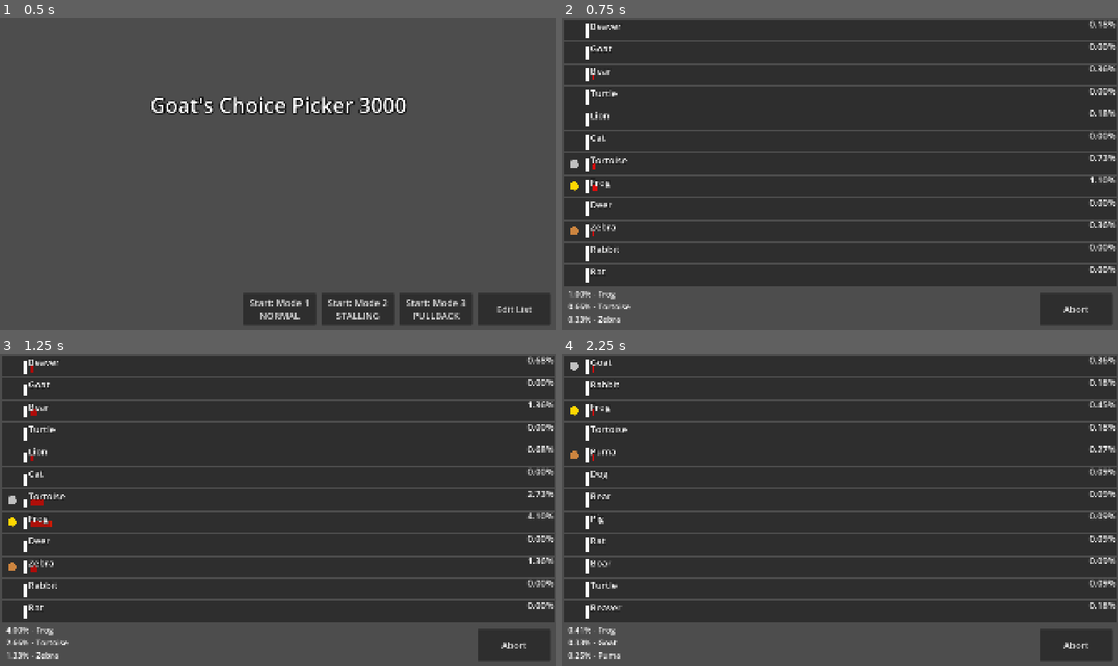
Above: before the commit, frames 1-4 (two rows, left to right).
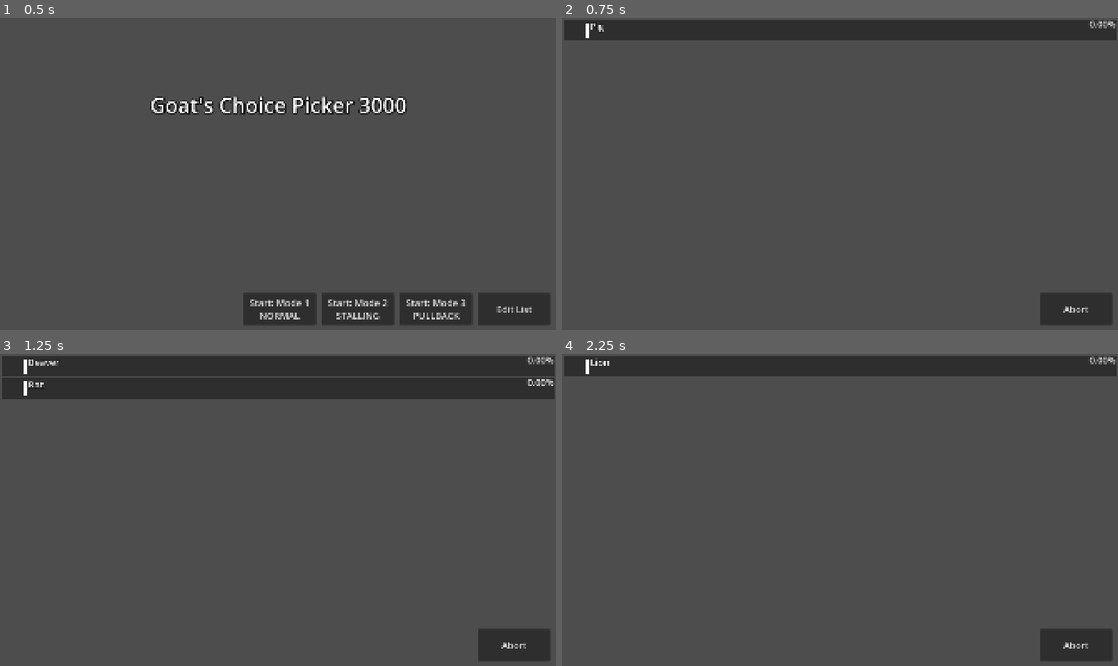
Above: after the commit, the same moments.

Repository: TheGoldenWombat/GoatPicker
Game: Godot game, scene res://main.tscn
The game is run twice, just before and just after one commit, with the same random seed, the same clock (stepped at 60 frames per second) and the same inputs.
Inputs:
- Up to frame 1 (0.5 s): no input
- Up to frame 2 (0.75 s): click "Start: Mode 3 PULLBACK" at 0.5 s
- Up to frame 3 (1.25 s): no input
- Up to frame 4 (2.25 s): click "Abort" at 1.25 s; click "Start: Mode 1 NORMAL" at 2 s

Frame 1 is identical in both runs. In frame 2, 72% of the frame differs, in the area x 0-100%, y 1-98%; in frame 3, 66%; in frame 4, 72%.
Error after the commit: Invalid assignment of property or key 'randomizing_choice' with value of type 'bool' on a base object of type 'previously freed'. (res://racer_spawn.gd:94)

Commit message:
Added choice animations
Need to fix abort button functionality

Diff:
--- a/hud.gd
+++ b/hud.gd
@@ -86,7 +86,7 @@
 		hide_main_menu_buttons()
 		abort_race.show()
 		center_message.hide()
-		top_three_list.show()
+		#top_three_list.show()
 		emit_signal("race_start", mode)
 	else:
 		error_choices_unavailable()
@@ -149,8 +149,12 @@
 	center_message.show()
 	abort_race.hide()
 	show_main_menu_buttons()
-	top_three_list.show()
+	top_three_list.hide()
 
 
 func _on_list_editor_close_editor() -> void:
 	initialize_main_menu()
+
+
+func _on_racer_spawn_show_top_three() -> void:
+	top_three_list.show()
--- a/main.tscn
+++ b/main.tscn
@@ -12,6 +12,7 @@
 [node name="HUD" parent="." instance=ExtResource("3_h2yge")]
 
 [connection signal="race_over" from="RacerSpawn" to="HUD" method="_on_racer_spawn_race_over"]
+[connection signal="show_top_three" from="RacerSpawn" to="HUD" method="_on_racer_spawn_show_top_three"]
 [connection signal="top_three" from="RacerSpawn" to="HUD" method="_on_racer_spawn_top_three"]
 [connection signal="clear_racers" from="HUD" to="RacerSpawn" method="_on_hud_clear_racers"]
 [connection signal="race_start" from="HUD" to="RacerSpawn" method="_on_hud_race_start"]
--- a/racer.gd
+++ b/racer.gd
@@ -76,14 +76,17 @@
 @onready var screen_size: Vector2 =  get_viewport_rect().size
 @onready var rect_size: = Vector2(screen_size.x - (outside_padding * 2), rect.size.y)
 @onready var line_max_length: float = rect_size.x - line.position.x - end_padding
+@onready var choices_array: Array = get_choices_array(list_path)
 
 var choice: String = "Default"
 var current_roll: int
 var current_progress: float = 0.0
 var racing: bool = false
+var randomizing_choice:bool = false
 var medal_color: = Color.WHITE
 var roll_str: float
 var meter_percent: float
+var list_path: String = "user://choices.list"
 
 
 ################################################################################
@@ -98,6 +101,7 @@
 func init_racer() -> void:
 	reset_line()
 	top_three_mask.hide()
+	#current_progress_label.hide()
 	choice_label.text = choice
 
 
@@ -198,8 +202,19 @@
 		top_three_mask.show()
 
 
+func get_choices_array(path: String) -> Array:
+	var file: = FileAccess.open(path,FileAccess.READ)
+	var choices: String = file.get_var()
+	var array: Array = choices.split("\n")
+	#Filter null and blanks
+	array = array.filter(func(element: Variant) -> bool: return element!=null)
+	array = array.filter(func(element: Variant) -> bool: return element!="")
+	return array
+
+
 func start_race() -> void:
 	racing = true
+	#current_progress_label.show()
 	reset_line()
 	randomize_roll_timer_wait()
 	roll_timer.start()
@@ -229,7 +244,7 @@
 	init_racer()
 	update_current_roll()
 	update_line()
-	start_race()
+	#start_race()
 
 
 # Called every frame. 'delta' is the elapsed time since the previous frame.
@@ -241,6 +256,10 @@
 		update_roll_timer_meter()
 		update_medal()
 		update_line()
+	if randomizing_choice:
+		# TODO Add simple delta timer to slow this down
+		choice_label.text = choices_array.pick_random()
+
 
 
 ################################################################################
--- a/racer.tscn
+++ b/racer.tscn
@@ -112,7 +112,7 @@
 offset_bottom = 37.0
 grow_horizontal = 0
 theme_override_font_sizes/font_size = 32
-text = "100.00%"
+text = "0.00%"
 horizontal_alignment = 2
 vertical_alignment = 1
 
--- a/racer_spawn.gd
+++ b/racer_spawn.gd
@@ -22,6 +22,7 @@
 var y_offset: float = 0.0
 var choices_array: Array
 var racing: bool = false
+var medal_delay: bool = true
 
 
 ################################################################################
@@ -41,7 +42,7 @@
 	choices_array.shuffle()
 	choices_array.resize(number_of_racers)
 	spawn_racers(mode)
-	racing = true
+	#racing = true
 
 
 ## Removes all racers from racer_spawn
@@ -85,10 +86,19 @@
 		else: #PULLBACK
 			racer.roll_min = -1
 		racer.position = Vector2(0,y_offset + padding)
+
+		racer.race_end.connect(on_race_end)
+		racer.randomizing_choice = true
+		add_child(racer)
+		await get_tree().create_timer(0.5).timeout # Replace with audio cue
+		racer.randomizing_choice = false
 		racer.choice = choices_array[n]
-		racer.race_end.connect(on_race_end)
-		add_child(racer)
+		racer.choice_label.text = racer.choice
 		y_offset += racer.rect_size.y + padding
+	await get_tree().create_timer(3.0).timeout # Replace with audio cue
+	racing = true
+	get_tree().call_group("racers", "start_race")
+	emit_signal("show_top_three")
 
 
 ## Get array of the top three racers, or fewer if there aren't three racers total
@@ -165,7 +175,11 @@
 func _process(_delta: float) -> void:
 	if racing:
 		emit_signal("top_three", top_three_text())
-		set_medal_colors()
+		if medal_delay:
+			await get_tree().create_timer(0.3).timeout
+			medal_delay = false
+		else:
+			set_medal_colors()
 
 
 ################################################################################
@@ -173,6 +187,7 @@
 ################################################################################
 
 signal race_over
+signal show_top_three
 signal top_three
 
 ## Stops the race and emits a signal that contains the name of the winner
--- a/racer_spawn.tscn
+++ b/racer_spawn.tscn
@@ -3,7 +3,7 @@
 [ext_resource type="Script" uid="uid://domup2g5hlki5" path="res://racer_spawn.gd" id="1_x4a1m"]
 [ext_resource type="PackedScene" uid="uid://biktyt1vk18a8" path="res://racer.tscn" id="2_qsll1"]
 
-[node name="RacerSpawn" type="Node"]
+[node name="RacerSpawn" type="Node" groups=["racer_spawn"]]
 script = ExtResource("1_x4a1m")
 racer_scene = ExtResource("2_qsll1")
 max_racers = 12
--- a/roll_timer_meter.gd
+++ b/roll_timer_meter.gd
@@ -23,7 +23,8 @@
 ################################################################################
 # Called when the node enters the scene tree for the first time.
 func _ready() -> void:
-	meter.size.y = 0
+	#meter.size.y = 0
+	pass
 
 
 # Called every frame. 'delta' is the elapsed time since the previous frame.
